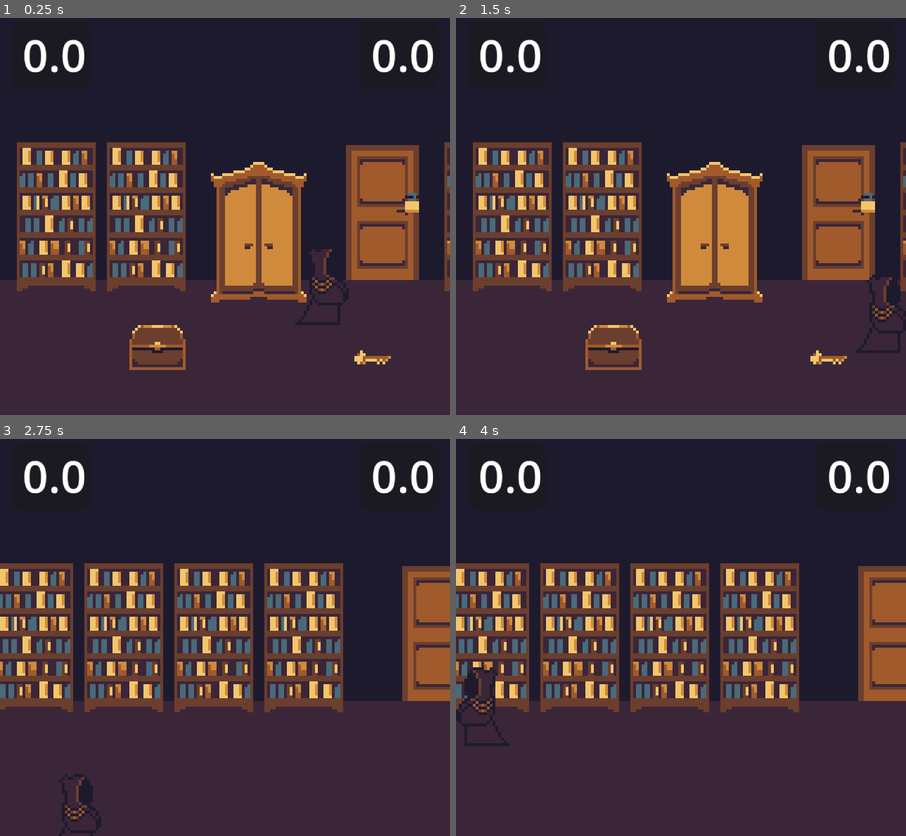
Above: before the commit, frames 1-4 (two rows, left to right).
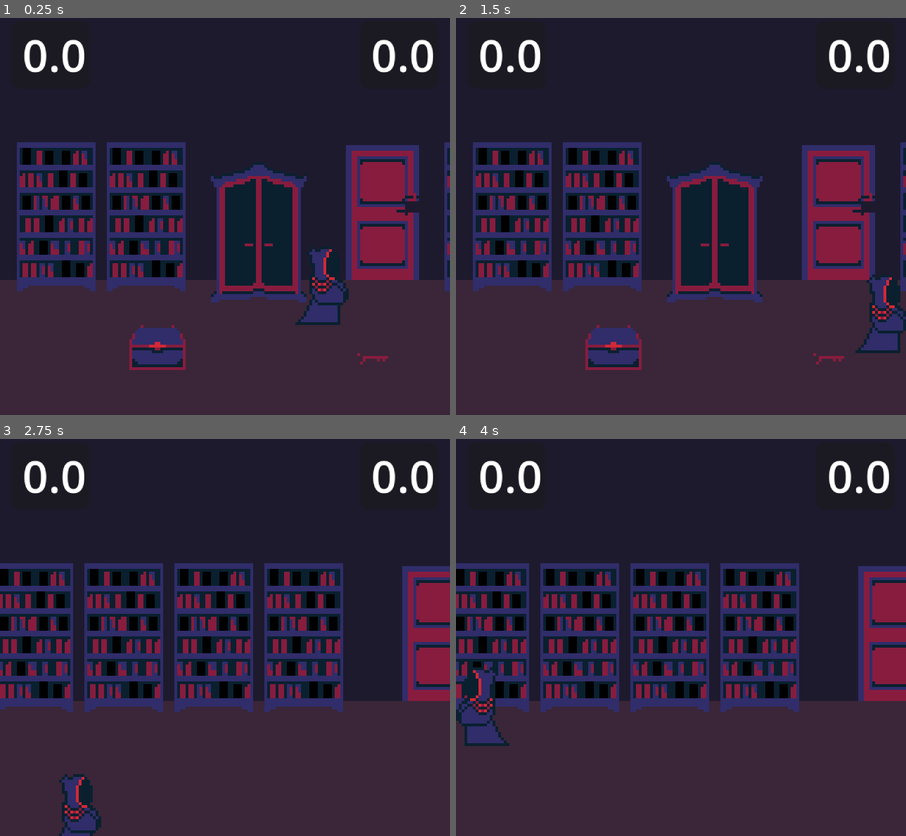
Above: after the commit, the same moments.

Repository: maskenary/gothic-game
Game: Godot game, scene res://Scenes/main.tscn
The game is run twice, just before and just after one commit, with the same random seed, the same clock (stepped at 60 frames per second) and the same inputs. Video files are missing from this copy of the repository; at most half a second of black plays in their place.
Inputs:
- Up to frame 1 (0.25 s): no input
- Up to frame 2 (1.5 s): tap Enter (ui_accept) at 0.5, 0.77 s; hold Right (ui_right) 0.53-1.28 s; hold Down (ui_down) from 1.28 s (still down)
- Up to frame 3 (2.75 s): tap Enter (ui_accept) at 1.52 s; release Down (ui_down) at 2.03 s; hold Right (ui_right) from 2.03 s (still down)
- Up to frame 4 (4 s): release Right (ui_right) at 2.78 s; hold Up (ui_up) 2.78-3.53 s; tap Enter (ui_accept) at 3.02, 3.77 s; hold Left (ui_left) from 3.53 s (still down)

The runs differ from the first frame. In frame 1, 27% of the frame differs, in the area x 3-100%, y 31-89%; in frame 2, 27%; in frame 3, 29%, in the area x 0-100%, y 31-100%; in frame 4, 29%.

Commit message:
demoning

Diff:
--- a/Scenes/cupboard.tscn
+++ b/Scenes/cupboard.tscn
@@ -1,17 +1,17 @@
 [gd_scene format=3 uid="uid://c0uxqt6tfca6y"]
 
 [ext_resource type="Script" uid="uid://bwyiae3s12nfm" path="res://Scripts/cupboard.gd" id="1_u4kxa"]
-[ext_resource type="Texture2D" uid="uid://cgh5e3hdhh5sw" path="res://Assets/cupboard.png" id="2_wlx7k"]
+[ext_resource type="Texture2D" uid="uid://c0mdn7kapmbw4" path="res://Assets_DEMON/cupboard.png" id="2_wlx7k"]
 
-[sub_resource type="AtlasTexture" id="AtlasTexture_j72ms"]
+[sub_resource type="AtlasTexture" id="AtlasTexture_oxra3"]
 atlas = ExtResource("2_wlx7k")
 region = Rect2(0, 0, 48, 64)
 
-[sub_resource type="AtlasTexture" id="AtlasTexture_hs4yt"]
+[sub_resource type="AtlasTexture" id="AtlasTexture_2wjkw"]
 atlas = ExtResource("2_wlx7k")
 region = Rect2(48, 0, 48, 64)
 
-[sub_resource type="AtlasTexture" id="AtlasTexture_vm0jb"]
+[sub_resource type="AtlasTexture" id="AtlasTexture_rne52"]
 atlas = ExtResource("2_wlx7k")
 region = Rect2(96, 0, 48, 64)
 
--- a/Scenes/door.tscn
+++ b/Scenes/door.tscn
@@ -1,19 +1,19 @@
 [gd_scene format=3 uid="uid://d3erh4u03paa0"]
 
 [ext_resource type="Script" uid="uid://ckrt2jtwpf8h" path="res://Scripts/door.gd" id="1_p0e35"]
-[ext_resource type="Texture2D" uid="uid://b84jj3k8r66ou" path="res://Assets/door_locked.png" id="2_fahql"]
-[ext_resource type="Texture2D" uid="uid://bagjembcaf1uh" path="res://Assets/door.png" id="2_p0e35"]
+[ext_resource type="Texture2D" uid="uid://d3h1o5nf51psq" path="res://Assets_DEMON/door_locked.png" id="2_fahql"]
+[ext_resource type="Texture2D" uid="uid://cvnqdawd0o73t" path="res://Assets_DEMON/door.png" id="3_fahql"]
 
-[sub_resource type="AtlasTexture" id="AtlasTexture_fahql"]
-atlas = ExtResource("2_p0e35")
+[sub_resource type="AtlasTexture" id="AtlasTexture_ab4ky"]
+atlas = ExtResource("3_fahql")
 region = Rect2(0, 0, 32, 80)
 
-[sub_resource type="AtlasTexture" id="AtlasTexture_ab4ky"]
-atlas = ExtResource("2_p0e35")
+[sub_resource type="AtlasTexture" id="AtlasTexture_a43ba"]
+atlas = ExtResource("3_fahql")
 region = Rect2(32, 0, 32, 80)
 
-[sub_resource type="AtlasTexture" id="AtlasTexture_a43ba"]
-atlas = ExtResource("2_p0e35")
+[sub_resource type="AtlasTexture" id="AtlasTexture_burcv"]
+atlas = ExtResource("3_fahql")
 region = Rect2(64, 0, 32, 80)
 
 [sub_resource type="SpriteFrames" id="SpriteFrames_w6aom"]
@@ -28,13 +28,13 @@
 }, {
 "frames": [{
 "duration": 1.0,
-"texture": SubResource("AtlasTexture_fahql")
-}, {
-"duration": 1.0,
 "texture": SubResource("AtlasTexture_ab4ky")
 }, {
 "duration": 1.0,
 "texture": SubResource("AtlasTexture_a43ba")
+}, {
+"duration": 1.0,
+"texture": SubResource("AtlasTexture_burcv")
 }],
 "loop": false,
 "name": &"open",
@@ -50,7 +50,7 @@
 
 [node name="AnimatedSprite2D" type="AnimatedSprite2D" parent="." unique_id=2133217479]
 sprite_frames = SubResource("SpriteFrames_w6aom")
-animation = &"open"
+animation = &"locked"
 
 [node name="CollisionShape2D" type="CollisionShape2D" parent="." unique_id=1736897863]
 visible = false
--- a/Scenes/key.tscn
+++ b/Scenes/key.tscn
@@ -1,7 +1,7 @@
 [gd_scene format=3 uid="uid://cdst8rufyssoj"]
 
-[ext_resource type="Script" uid="uid://bfdwsblcui35x" path="res://Scripts/key.gd" id="1_udxw8"]
-[ext_resource type="Texture2D" uid="uid://by2ycd80kmdk4" path="res://Assets/key.png" id="1_ut0wq"]
+[ext_resource type="Script" path="res://Scripts/key.gd" id="1_udxw8"]
+[ext_resource type="Texture2D" uid="uid://ccwuts0jcpwkj" path="res://Assets_DEMON/key.png" id="2_udxw8"]
 
 [sub_resource type="RectangleShape2D" id="RectangleShape2D_udxw8"]
 size = Vector2(26, 10)
@@ -16,6 +16,6 @@
 shape = SubResource("RectangleShape2D_udxw8")
 
 [node name="Sprite2D" type="Sprite2D" parent="." unique_id=758253953]
-texture = ExtResource("1_ut0wq")
+texture = ExtResource("2_udxw8")
 
 [connection signal="body_entered" from="." to="." method="_on_body_entered"]
--- a/Scenes/player.tscn
+++ b/Scenes/player.tscn
@@ -1,7 +1,7 @@
 [gd_scene format=3 uid="uid://4gtwejqnd347"]
 
 [ext_resource type="Script" uid="uid://dkvxuorkdb70j" path="res://Scripts/player.gd" id="1_cvnsp"]
-[ext_resource type="Texture2D" uid="uid://cfalklhckpnqg" path="res://Assets/player.png" id="2_6t5aa"]
+[ext_resource type="Texture2D" uid="uid://dt1040vvt6q5d" path="res://Assets_DEMON/player.png" id="2_6t5aa"]
 [ext_resource type="Script" uid="uid://b8hd55vbh5253" path="res://Scripts/camera_2d.gd" id="3_6t5aa"]
 
 [sub_resource type="CapsuleShape2D" id="CapsuleShape2D_6t5aa"]
--- a/Scenes/world.tscn
+++ b/Scenes/world.tscn
@@ -1,43 +1,43 @@
 [gd_scene format=3 uid="uid://eo57i8dburij"]
 
 [ext_resource type="PackedScene" uid="uid://c0uxqt6tfca6y" path="res://Scenes/cupboard.tscn" id="1_5ukr8"]
-[ext_resource type="Texture2D" uid="uid://ym4p4pc21dgu" path="res://Assets/bookshelf.png" id="2_o06y3"]
-[ext_resource type="Texture2D" uid="uid://dfxufts3vg03u" path="res://Assets/chest.png" id="3_k7acu"]
+[ext_resource type="Texture2D" uid="uid://b54wty0lrfmme" path="res://Assets_DEMON/bookshelf.png" id="2_o06y3"]
 [ext_resource type="PackedScene" uid="uid://d3erh4u03paa0" path="res://Scenes/door.tscn" id="4_5v1tr"]
+[ext_resource type="Texture2D" uid="uid://bpgsuey30mx6y" path="res://Assets_DEMON/chest.png" id="4_o06y3"]
 [ext_resource type="PackedScene" uid="uid://4gtwejqnd347" path="res://Scenes/player.tscn" id="5_0fj1v"]
 [ext_resource type="PackedScene" uid="uid://2372lgfn2goj" path="res://Scenes/enemy_trigger.tscn" id="6_ikia7"]
 [ext_resource type="PackedScene" uid="uid://cdst8rufyssoj" path="res://Scenes/key.tscn" id="7_o06y3"]
 
-[sub_resource type="AtlasTexture" id="AtlasTexture_21xkr"]
-atlas = ExtResource("3_k7acu")
+[sub_resource type="AtlasTexture" id="AtlasTexture_k7acu"]
+atlas = ExtResource("4_o06y3")
 region = Rect2(0, 0, 32, 32)
 
-[sub_resource type="AtlasTexture" id="AtlasTexture_6bp64"]
-atlas = ExtResource("3_k7acu")
+[sub_resource type="AtlasTexture" id="AtlasTexture_5v1tr"]
+atlas = ExtResource("4_o06y3")
 region = Rect2(32, 0, 32, 32)
 
-[sub_resource type="AtlasTexture" id="AtlasTexture_344ge"]
-atlas = ExtResource("3_k7acu")
+[sub_resource type="AtlasTexture" id="AtlasTexture_0fj1v"]
+atlas = ExtResource("4_o06y3")
 region = Rect2(64, 0, 32, 32)
 
-[sub_resource type="AtlasTexture" id="AtlasTexture_ynf5e"]
-atlas = ExtResource("3_k7acu")
+[sub_resource type="AtlasTexture" id="AtlasTexture_ikia7"]
+atlas = ExtResource("4_o06y3")
 region = Rect2(96, 0, 32, 32)
 
 [sub_resource type="SpriteFrames" id="SpriteFrames_hptm8"]
 animations = [{
 "frames": [{
 "duration": 1.0,
-"texture": SubResource("AtlasTexture_21xkr")
+"texture": SubResource("AtlasTexture_k7acu")
 }, {
 "duration": 1.0,
-"texture": SubResource("AtlasTexture_6bp64")
+"texture": SubResource("AtlasTexture_5v1tr")
 }, {
 "duration": 1.0,
-"texture": SubResource("AtlasTexture_344ge")
+"texture": SubResource("AtlasTexture_0fj1v")
 }, {
 "duration": 1.0,
-"texture": SubResource("AtlasTexture_ynf5e")
+"texture": SubResource("AtlasTexture_ikia7")
 }],
 "loop": false,
 "name": &"default",
Binary file added: Assets_DEMON/bookshelf.png
Not shown, added: Assets_DEMON/bookshelf.png.import
Binary file added: Assets_DEMON/chest.png
Not shown, added: Assets_DEMON/chest.png.import
Binary file added: Assets_DEMON/cupboard.png
Not shown, added: Assets_DEMON/cupboard.png.import
Binary file added: Assets_DEMON/door.png
Not shown, added: Assets_DEMON/door.png.import
Binary file added: Assets_DEMON/door_locked.png
Not shown, added: Assets_DEMON/door_locked.png.import
Binary file added: Assets_DEMON/key.png
Not shown, added: Assets_DEMON/key.png.import
(and 3 more such lines)
